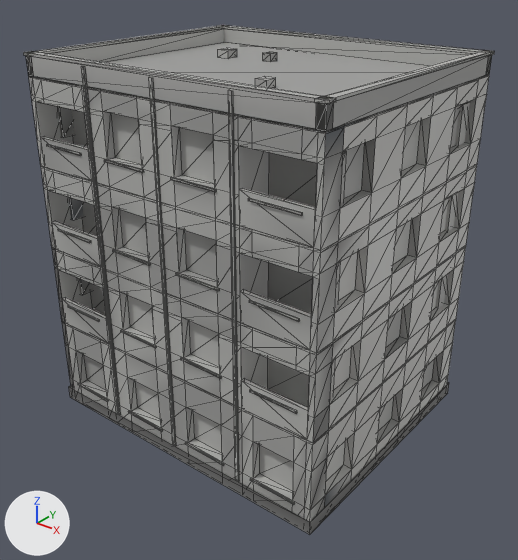
A saved change to the glTF model assets/props/building_tall.glb.
The view is the same before and after, from a camera (50 mm lens) standing at (15.53, -19.46, 17.39) and looking at (0.36, -0.5, 5.63). Every picture has the same lights, and +X, +Y and +Z are marked at lower left. The picture after the commit comes second. Mesh edges are drawn as thin lines. Vertices at exactly the same position are counted once.

The scene before the commit, as lines of its bpy script (objects in view):
```python
me_building_tall = bpy.data.meshes.new('building_tall')
me_building_tall.from_pydata(...)  # 1652 vertices, 2888 faces; spans x -6.07..6.07, y -5.03..5.03, z 0.0..13.79
me_building_tall.materials.append(mat_defaultmaterial)
ob_building_tall = bpy.data.objects.new('building_tall', me_building_tall)
ob_building_tall.location = (0.0, 0.0, 0.0)
```
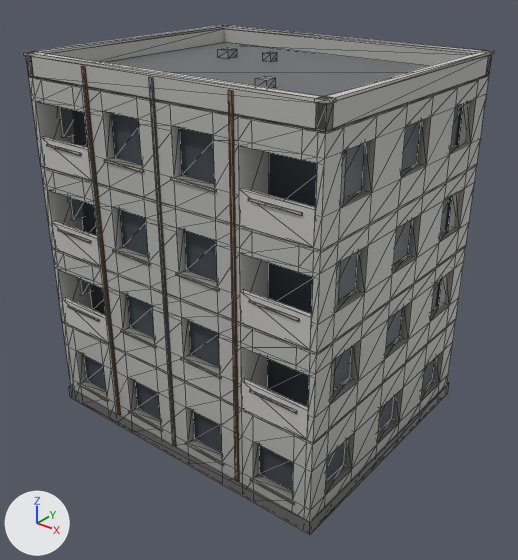
Boxes (x1, y1, x2, y2) around the edits, measured in the pictures (518 x 560 px):
part 1 of me_building_tall, recoloured (darker)
    both: (33, 42, 489, 535)
part 2 of me_building_tall, recoloured
    both: (24, 26, 494, 502)

Diff of the bpy script that builds the scene:
```diff
--- a/assets/props/building_tall.glb.py
+++ b/assets/props/building_tall.glb.py
@@ me_building_tall @@
 me_building_tall.from_pydata(...)  # 1652 vertices, 2888 faces; spans x -6.07..6.07, y -5.03..5.03, z 0.0..13.79
 # used by ob_building_tall; location = (0.0, 0.0, 0.0)
+# me_building_tall part 1: 1545 faces centred in x -6.06..6.06, y -5.02..5.02, z 0.0..13.65 are repainted in the vertex colours; the middle colour goes from grey #b2b2af to grey #a0a09e
+# me_building_tall part 2: 1071 faces centred in x -6.07..6.07, y -5.03..5.03, z 0.95..13.79 are repainted in the vertex colours; the middle colour goes from grey #a0a09e to grey #bebdbb
 me_building_tall.materials.append(mat_defaultmaterial)
```
